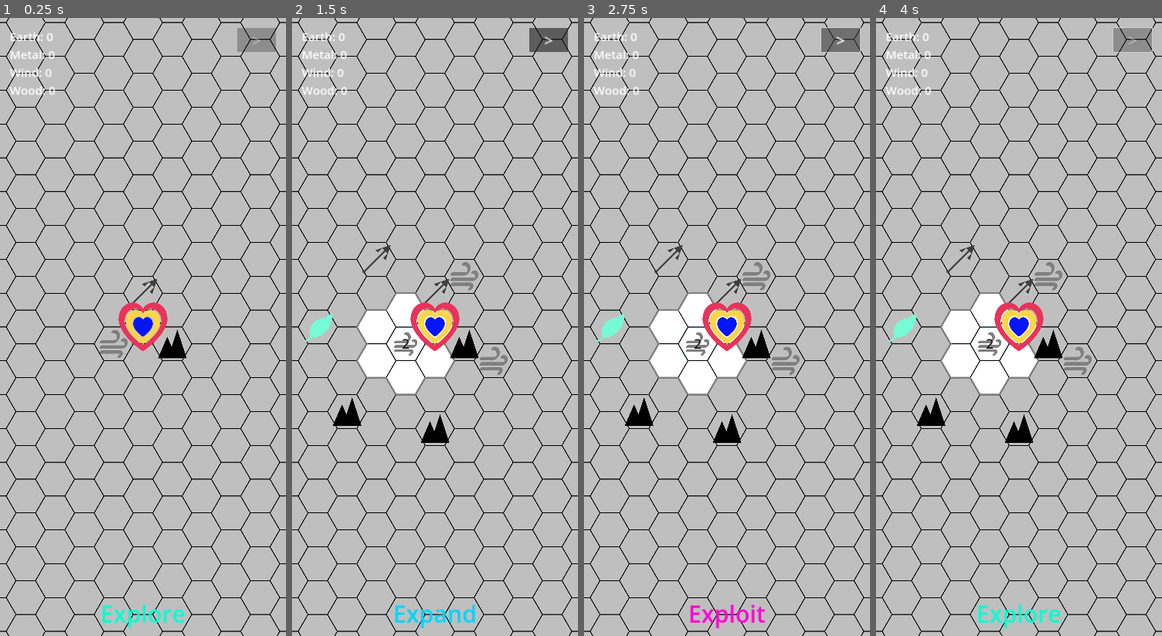
Above: before the commit, frames 1-4 (left to right).
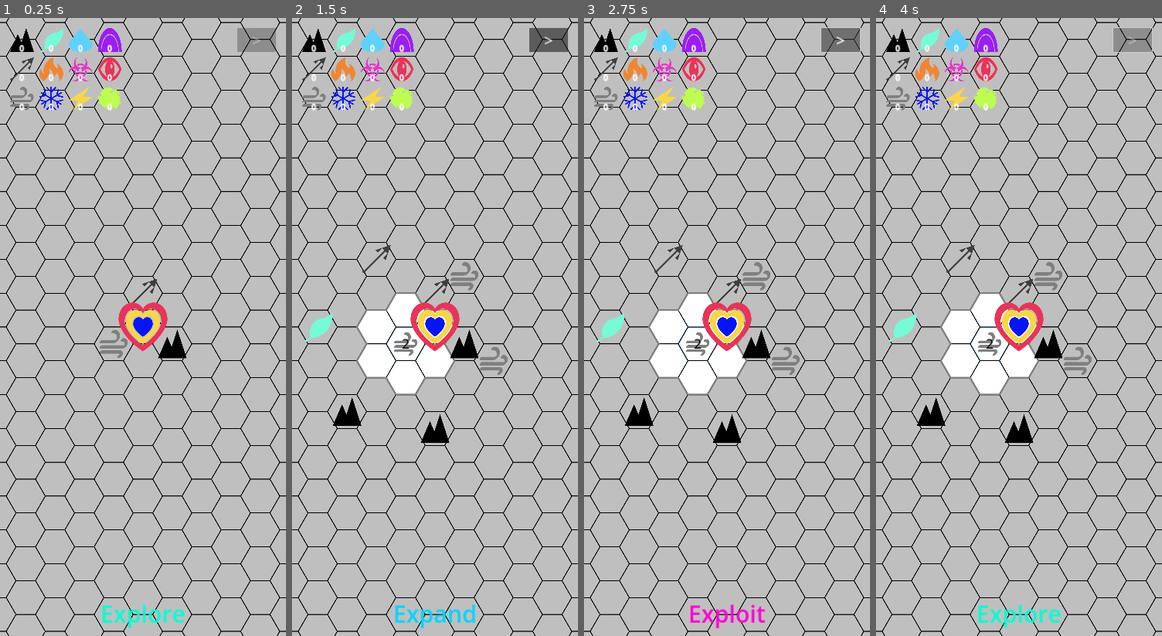
Above: after the commit, the same moments.

Repository: NoahKastin/combo-spell
Game: Godot game, scene res://scenes/main.tscn
The game is run twice, just before and just after one commit, with the same random seed, the same clock (stepped at 60 frames per second) and the same inputs.
Inputs (mouse positions are in pixels of both pictures, inside the frame that each line leads up to):
- Up to frame 1 (0.25 s): no input
- Up to frame 2 (1.5 s): tap Enter at 0.5 s; move the mouse to (497, 296) at 0.52 s; click (497, 296) at 0.67 s; tap Space at 1.25 s; drag from (377, 357) to (420, 450) at 1.27 s
- Up to frame 3 (2.75 s): click ">" at 2 s
- Up to frame 4 (4 s): click ">" at 2.75 s; click ">" at 3.5 s

The runs differ from the first frame. In frame 1, 2.1% of the frame differs, in the area x 3-43%, y 1-15%; in frame 2, 2.1%; in frame 3, 2.1%; in frame 4, 2.1%.

Commit message:
Add Expand placement and §5.2 satellite rendering
- ElementGrid in main.tscn (3×4 layout per §5.3) replaces the wallet text label; each slot is a TextureButton with the Element icon and a centered count badge
- During Expand: tap a button to pick up (yellow tint, picked_element holds the type), tap a non-Heart non-fogged tile to place a new unit on empty or augment an existing Kind.UNIT; resources and enemies refuse the drop. Wallet decrements on placement; pickup auto-clears on empty.
- Buttons auto-disable when wallet count is 0 or phase != Expand; picked_element clears on every phase transition so state never carries over
- Tile rendering: composition sorted by count (descending; ties broken by Dictionary insertion order, matching §5.2 earliest-addition tiebreaker), primary at center with count, up to 2 satellites at hex corners 300° / 240° at half size with their own count badges, "+M" overflow when more than 3 distinct types
- ignore_texture_size and stretch_mode set before texture_normal so TextureButtons lock to GRID_ICON_SIZE instead of auto-sizing to the native PNG
- SPEC §11: starting-wallet endowment open decision

Co-Authored-By: Claude Opus 4.7 <noreply@anthropic.com>

Diff:
--- a/scenes/main.tscn
+++ b/scenes/main.tscn
@@ -33,9 +33,10 @@
 theme_override_font_sizes/font_size = 64
 text = ">"
 
-[node name="WalletLabel" type="Label" parent="UI"]
+[node name="ElementGrid" type="Control" parent="UI"]
+layout_mode = 3
+anchors_preset = 0
 offset_left = 40.0
 offset_top = 40.0
-offset_right = 600.0
-offset_bottom = 360.0
-theme_override_font_sizes/font_size = 48
+offset_right = 540.0
+offset_bottom = 400.0
--- a/scripts/main.gd
+++ b/scripts/main.gd
@@ -14,6 +14,33 @@
 const FOG_FILL := Color("#BFBFBF")
 const REVEALED_FILL := Color("#FFFFFF")
 
+# §5.3 expanded grid: 3 rows × 4 columns with this exact ordering. Buttons
+# whose wallet count is 0 stay disabled; tapping a button picks up that
+# Element for placement during Expand.
+const GRID_ICON_SIZE := 100.0
+const GRID_SPACING := 20.0
+const GRID_COUNT_FONT_SIZE := 32
+const ELEMENT_GRID_LAYOUT: Array[int] = [
+	Element.Type.EARTH, Element.Type.WOOD, Element.Type.WATER, Element.Type.SHADOW,
+	Element.Type.METAL, Element.Type.FIRE, Element.Type.POISON, Element.Type.DREAD,
+	Element.Type.WIND, Element.Type.ICE, Element.Type.LIGHTNING, Element.Type.ACID,
+]
+const PICKED_TINT := Color(1.4, 1.4, 0.7)
+
+# §5.2 mid-zoom: primary symbol at center, up to N=2 smaller satellites
+# adjacent. Hex-corner positions at 240° (upper-left) and 300° (upper-right),
+# at radius 50 from the tile center; each satellite icon is half the primary
+# size. Beyond N+1 distinct types, an "+M" badge nudges the player to zoom in.
+const MAX_VISIBLE_SECONDARIES := 2
+const SATELLITE_ICON_SIZE := 50.0
+const SATELLITE_OFFSETS: Array[Vector2] = [
+	Vector2(25, -43),    # ring 1, 300° (upper-right)
+	Vector2(-25, -43),   # ring 1, 240° (upper-left)
+]
+const SATELLITE_COUNT_FONT_SIZE := 28
+const OVERFLOW_FONT_SIZE := 32
+const OVERFLOW_BADGE_OFFSET := Vector2(0, 50)
+
 # §4.1: of an enemy's biome ≈ "highly likely but not guaranteed." Per-enemy
 # probability of getting the biome's Element vs a uniform MVP draw.
 const ENEMY_BIOME_BIAS := 0.7
@@ -68,10 +95,13 @@
 var revealed_tiles: Dictionary = {} # Vector2i -> true
 var tiles: Dictionary = {}          # Vector2i -> Tile (occupied tiles only)
 var harvested_this_phase: int = 0
+var picked_element: int = -1        # -1 = nothing picked up; otherwise Element.Type
+var element_buttons: Dictionary = {}      # Element.Type -> TextureButton
+var element_count_labels: Dictionary = {} # Element.Type -> Label
 
 @onready var phase_label: Label = $UI/PhaseLabel
 @onready var next_phase_button: Button = $UI/NextPhaseButton
-@onready var wallet_label: Label = $UI/WalletLabel
+@onready var element_grid: Control = $UI/ElementGrid
 @onready var camera: Camera2D = $Camera2D
 
 
@@ -81,11 +111,47 @@
 	heart.texture = load("res://assets/heart.png")
 	heart.position = layout.hex_to_screen(Vector2i.ZERO)
 	add_child(heart)
+	_build_element_grid()
 	Game.phase_changed.connect(_on_phase_changed)
-	Game.wallet_changed.connect(_refresh_wallet_label)
+	Game.wallet_changed.connect(_refresh_wallet_display)
 	next_phase_button.pressed.connect(_on_next_phase_pressed)
 	_refresh_phase_ui()
-	_refresh_wallet_label()
+	_refresh_wallet_display()
+
+
+func _build_element_grid() -> void:
+	for i in ELEMENT_GRID_LAYOUT.size():
+		var elem: int = ELEMENT_GRID_LAYOUT[i]
+		var row: int = i / 4
+		var col: int = i % 4
+		var slot_pos := Vector2(col * (GRID_ICON_SIZE + GRID_SPACING), row * (GRID_ICON_SIZE + GRID_SPACING))
+		var btn := TextureButton.new()
+		# ignore_texture_size and stretch_mode go before texture_normal —
+		# otherwise the button auto-sizes to the (large) PNG before we can
+		# tell it not to.
+		btn.ignore_texture_size = true
+		btn.stretch_mode = TextureButton.STRETCH_KEEP_ASPECT_CENTERED
+		btn.texture_normal = Element.ICON[elem]
+		btn.position = slot_pos
+		btn.custom_minimum_size = Vector2(GRID_ICON_SIZE, GRID_ICON_SIZE)
+		btn.size = Vector2(GRID_ICON_SIZE, GRID_ICON_SIZE)
+		btn.pivot_offset = Vector2(GRID_ICON_SIZE, GRID_ICON_SIZE) * 0.5
+		btn.pressed.connect(_on_element_picked.bind(elem))
+		element_grid.add_child(btn)
+		element_buttons[elem] = btn
+
+		var lbl := Label.new()
+		lbl.text = "0"
+		lbl.add_theme_font_size_override("font_size", GRID_COUNT_FONT_SIZE)
+		lbl.add_theme_color_override("font_outline_color", Color.WHITE)
+		lbl.add_theme_constant_override("outline_size", 4)
+		lbl.size = Vector2(GRID_ICON_SIZE, GRID_COUNT_FONT_SIZE + 8)
+		lbl.position = Vector2(0, GRID_ICON_SIZE - GRID_COUNT_FONT_SIZE - 6)
+		lbl.horizontal_alignment = HORIZONTAL_ALIGNMENT_CENTER
+		lbl.vertical_alignment = VERTICAL_ALIGNMENT_CENTER
+		lbl.mouse_filter = Control.MOUSE_FILTER_IGNORE
+		btn.add_child(lbl)
+		element_count_labels[elem] = lbl
 
 
 func _seed_starting_candidates() -> void:
@@ -281,27 +347,55 @@
 
 
 func _draw_element_icon(tile: Tile) -> void:
-	var primary := tile.primary_element()
-	if primary < 0:
-		return
-	var icon: Texture2D = Element.ICON[primary]
-	var size := Vector2.ONE * TILE_ICON_SIZE
+	var sorted := _sorted_composition(tile)
+	if sorted.is_empty():
+		return
 	var tile_center := layout.hex_to_screen(tile.coord)
-	draw_texture_rect(icon, Rect2(tile_center - size * 0.5, size), false)
-	var count: int = tile.composition[primary]
-	if count > 1:
-		_draw_tile_count(tile_center, count)
-
-
-func _draw_tile_count(at: Vector2, count: int) -> void:
+
+	var primary: int = sorted[0]
+	_draw_icon_at(Element.ICON[primary], tile_center, TILE_ICON_SIZE)
+	var primary_count: int = tile.composition[primary]
+	if primary_count > 1:
+		_draw_count_at(tile_center, str(primary_count), COUNT_FONT_SIZE)
+
+	var visible_secondaries: int = min(MAX_VISIBLE_SECONDARIES, sorted.size() - 1)
+	for i in visible_secondaries:
+		var elem: int = sorted[1 + i]
+		var sat_pos: Vector2 = tile_center + SATELLITE_OFFSETS[i]
+		_draw_icon_at(Element.ICON[elem], sat_pos, SATELLITE_ICON_SIZE)
+		var sat_count: int = tile.composition[elem]
+		if sat_count > 1:
+			_draw_count_at(sat_pos, str(sat_count), SATELLITE_COUNT_FONT_SIZE)
+
+	var hidden: int = sorted.size() - 1 - visible_secondaries
+	if hidden > 0:
+		_draw_count_at(tile_center + OVERFLOW_BADGE_OFFSET, "+" + str(hidden), OVERFLOW_FONT_SIZE)
+
+
+# Composition keys sorted by count (descending). MVP has no insertion-order
+# tracking yet, so ties resolve by Dictionary iteration order (which is
+# insertion order in GDScript) — matches the §5.2 "earliest player addition"
+# tiebreaker for tiles built up by augment actions.
+func _sorted_composition(tile: Tile) -> Array[int]:
+	var keys := tile.composition.keys()
+	keys.sort_custom(func(a, b): return tile.composition[a] > tile.composition[b])
+	var result: Array[int] = []
+	for k in keys:
+		result.append(k)
+	return result
+
+
+func _draw_icon_at(icon: Texture2D, center: Vector2, sz: float) -> void:
+	var box := Vector2.ONE * sz
+	draw_texture_rect(icon, Rect2(center - box * 0.5, box), false)
+
+
+func _draw_count_at(at: Vector2, text: String, font_size: int) -> void:
 	var font: Font = ThemeDB.fallback_font
-	var text := str(count)
-	var box_width := TILE_ICON_SIZE * 1.5
-	# draw_string anchors at the baseline; nudge down so the glyph sits near
-	# the tile's vertical center.
-	var pos := Vector2(at.x - box_width * 0.5, at.y + COUNT_FONT_SIZE * 0.35)
-	draw_string_outline(font, pos, text, HORIZONTAL_ALIGNMENT_CENTER, box_width, COUNT_FONT_SIZE, COUNT_OUTLINE_WIDTH, Color.WHITE)
-	draw_string(font, pos, text, HORIZONTAL_ALIGNMENT_CENTER, box_width, COUNT_FONT_SIZE, Color.BLACK)
+	var box_width: float = TILE_ICON_SIZE * 1.5
+	var pos := Vector2(at.x - box_width * 0.5, at.y + font_size * 0.35)
+	draw_string_outline(font, pos, text, HORIZONTAL_ALIGNMENT_CENTER, box_width, font_size, COUNT_OUTLINE_WIDTH, Color.WHITE)
+	draw_string(font, pos, text, HORIZONTAL_ALIGNMENT_CENTER, box_width, font_size, Color.BLACK)
 
 
 # All hex coords whose centers fall within the viewport, padded by 1 to cover
@@ -344,6 +438,8 @@
 	match Game.phase:
 		Phase.Type.EXPLORE:
 			_try_reveal_at(world_pos)
+		Phase.Type.EXPAND:
+			_try_place_or_augment_at(world_pos)
 		Phase.Type.EXPLOIT:
 			_try_harvest_at(world_pos)
 
@@ -367,6 +463,61 @@
 	# clean pick.
 
 
+# §4.2: Expand places a unit (drop on empty revealed tile) or augments an
+# existing unit (drop on a Kind.UNIT tile) by spending 1 of the picked
+# Element from the wallet. Heart, fog, resource, and enemy tiles refuse
+# the drop. The drag-and-drop equivalent (§5.1) is "tap to pick up, tap a
+# tile to drop" — pickup happens via the ElementGrid buttons.
+func _try_place_or_augment_at(world_pos: Vector2) -> void:
+	if picked_element < 0:
+		return
+	if Game.wallet.get(picked_element, 0) <= 0:
+		_clear_picked()
+		return
+	var hex := layout.screen_to_hex(world_pos)
+	if hex == Vector2i.ZERO:
+		return
+	if not revealed_tiles.has(hex):
+		return
+	var existing: Tile = tiles.get(hex)
+	if existing == null:
+		var unit := Tile.new(hex, Tile.Kind.UNIT)
+		unit.add_element(picked_element)
+		tiles[hex] = unit
+	elif existing.kind == Tile.Kind.UNIT:
+		existing.add_element(picked_element)
+	else:
+		# Resource or enemy — placement refused.
+		return
+	Game.add_to_wallet(picked_element, -1)
+	queue_redraw()
+	if Game.wallet.get(picked_element, 0) <= 0:
+		_clear_picked()
+
+
+func _on_element_picked(elem: int) -> void:
+	if Game.phase != Phase.Type.EXPAND:
+		return
+	if Game.wallet.get(elem, 0) <= 0:
+		return
+	if picked_element == elem:
+		_clear_picked()
+		return
+	picked_element = elem
+	_refresh_picked_visual()
+
+
+func _clear_picked() -> void:
+	picked_element = -1
+	_refresh_picked_visual()
+
+
+func _refresh_picked_visual() -> void:
+	for elem in element_buttons:
+		var btn: TextureButton = element_buttons[elem]
+		btn.modulate = PICKED_TINT if elem == picked_element else Color.WHITE
+
+
 # §4.3: Exploit harvests Elements from resource tiles. Tap a resource → 1
 # of its primary Element moves into Game.wallet, capped at `multiplier` per
 # phase. Tap-and-hold and AI macros are MVP TODOs.
@@ -414,7 +565,9 @@
 func _on_phase_changed(new_phase: int) -> void:
 	if new_phase == Phase.Type.EXPLOIT:
 		harvested_this_phase = 0
+	_clear_picked()
 	_refresh_phase_ui()
+	_refresh_wallet_display()
 
 
 func _refresh_phase_ui() -> void:
@@ -426,10 +579,14 @@
 	next_phase_button.disabled = (p == Phase.Type.EXPLORE) and not candidates.is_empty()
 
 
-func _refresh_wallet_label() -> void:
-	var lines: Array[String] = []
-	for kind in MVP_BIOMES:
-		var n: int = Game.wallet.get(kind, 0)
-		var line: String = "%s: %d" % [Element.NAME[kind], n]
-		lines.append(line)
-	wallet_label.text = "\n".join(lines)
+# Updates each grid slot's count label and disables buttons whose Element
+# isn't pickable right now (zero in the wallet, or any phase other than
+# Expand). Called on launch, on wallet changes, and on phase changes.
+func _refresh_wallet_display() -> void:
+	var pickable_phase: bool = Game.phase == Phase.Type.EXPAND
+	for elem in element_buttons:
+		var n: int = Game.wallet.get(elem, 0)
+		var lbl: Label = element_count_labels[elem]
+		lbl.text = str(n)
+		var btn: TextureButton = element_buttons[elem]
+		btn.disabled = n <= 0 or not pickable_phase
Not shown, changed: SPEC.md
